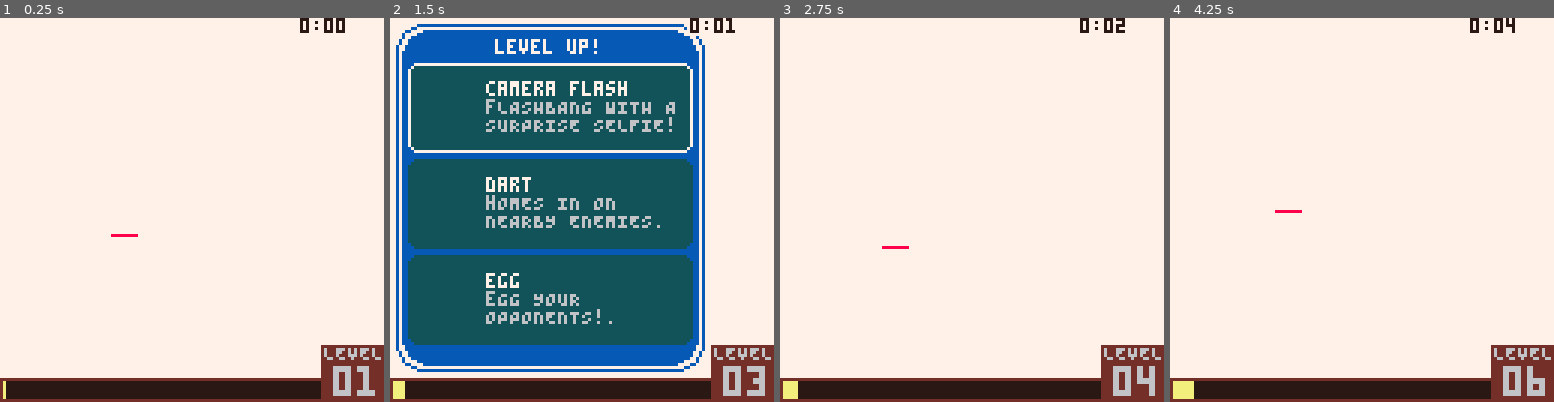
Above: before the commit, frames 1-4 (left to right).
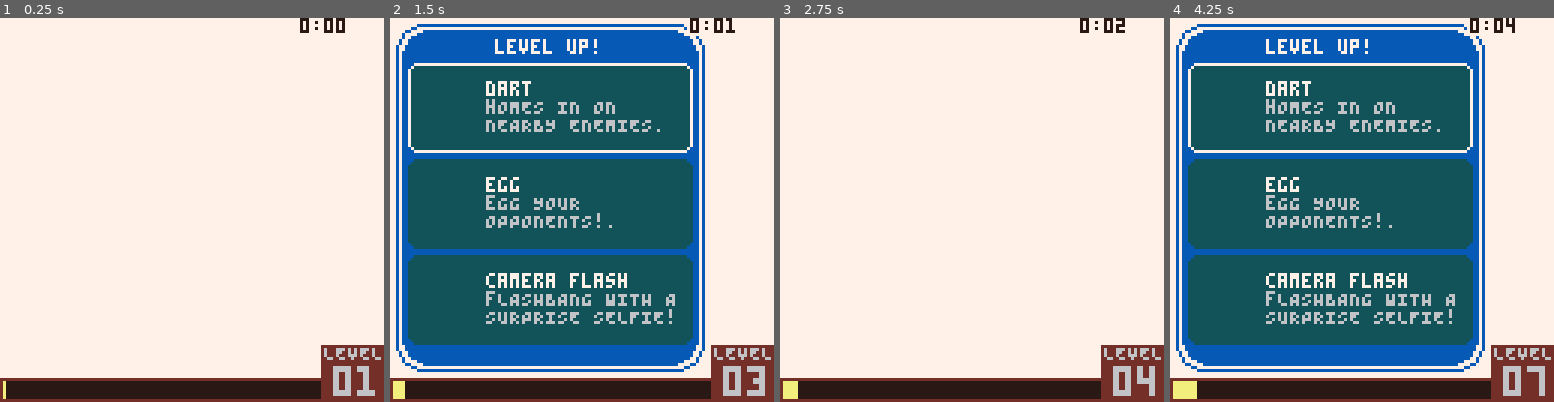
Above: after the commit, the same moments.

Repository: wsasaki01/bath-hack-2026
Game: PICO-8 cartridge fake.p8
Same seed, same stepped clock (60 frames per second), same inputs: the game is played once before the commit and once after it.
Inputs:
- Up to frame 1 (0.25 s): no input
- Up to frame 2 (1.5 s): tap X (X key) at 0.33, 1.07 s; tap O (Z key) at 0.7 s
- Up to frame 3 (2.75 s): hold Right 1.6-2.1 s; tap O (Z key) at 1.7, 2.1, 2.5 s; tap X (X key) at 1.85 s; hold Up 2.15-2.42 s; hold Right from 2.47 s (still down)
- Up to frame 4 (4.25 s): tap O (Z key) every 0.4 s from 2.9 to 4.1 s; tap X (X key) at 2.97, 4.08 s; release Right at 3.03 s; hold Left 3.08-3.58 s; hold Down 3.63-3.97 s; hold Right from 4.02 s (still down)

The runs differ from the first frame. In frame 1, less than 0.1% of the frame differs, in the area x 28-36%, y 56-58%; in frame 2, 4.2%; in frame 3, less than 0.1%; in frame 4, 67%, in the area x 1-98%, y 1-100%.

Commit message:
Enemy spawning and xp gains

Diff:
--- a/draw.lua
+++ b/draw.lua
@@ -71,8 +71,8 @@
 	end
 
 	-- Menu transition
-	if counters.trans_cnt != -1 then
-		local x = (30-counters.trans_cnt)/30 * 256
+	if counters.trans != -1 then
+		local x = (30-counters.trans)/30 * 256
 		rectfill(x-128, 0, x, 128, 0)
 	end
 
--- a/enemies.lua
+++ b/enemies.lua
@@ -1,4 +1,6 @@
 function enemies_setup()
+	enemies = {}
+
     -- enemy base class object
     enemy = class:new({
         x = -1,
@@ -26,6 +28,7 @@
         check_death = function(self)
             if self.health <= 0 then
                 -- TODO: Death animation
+                plyr.xp += self.reward
                 del(enemies, self)
             end
         end,
@@ -46,21 +49,13 @@
             -- if enemy at player position, health decreases
             -- replace w goated collisions later
             if x == px or y == py then global.plyr.h -= 10 end
-
-            -- if offscreen, reset positions
-            if x > 127 or x < 0 then
-                x = global.maxD + flr(rnd(128))
-            end
-            if y > 127 or y < 0 then
-                y = global.maxD + flr(rnd(128))
-            end
         end,
 
         -- TODO: different draw for different enemies
         draw = function(_ENV)
             spr(2, x-4, y-4)
-            line(x-4,y+6,x+4,y+6,8)
-            line(x-4,y+6,x-4+health/20*8,y+6,9)
+            --line(x-4,y+6,x+4,y+6,8)   -- Health bar
+            --line(x-4,y+6,x-4+health/20*8,y+6,9)
         end
     })
 
@@ -83,4 +78,6 @@
         clr = 2,
         name = "wine"
     })
+
+	enemy_types = {wine, beer, ginger_beer}
 end
--- a/init.lua
+++ b/init.lua
@@ -12,7 +12,7 @@
 
 	-- See README for counter info
     counters = {}
-    cname = split"trans_cnt"
+    cname = split"trans,enemy_respawn"
     for c in all(cname) do
         counters[c] = -1
     end
@@ -52,27 +52,8 @@
 
 	-- Setup enemies
 	enemies_setup()
-	enemies = {}
-
-	types = {wine, beer, ginger_beer}
-
-	-- Spawn (for now) 2 enemies
-	for i=1,1 do
-		e_type = 1 + flr(rnd(3))
-
-		-- enemies start close to any corner of the screen
-		-- maximum distance = how far from corners of screen
-		maxD = 20
-		eX = maxD + flr(rnd(128))
-		eY = maxD + flr(rnd(128))
-		printh("eX: "..eX)
-		printh("eY: "..eY)
-
-		add(enemies, types[e_type]:new{
-			x = eX,
-			y = eY,
-		})
-	end
+	enemy_limit = 5
+	enemy_respawn_gap = 20
 
 	-- Add a new item to roster
 	items = {}
--- a/projectiles.lua
+++ b/projectiles.lua
@@ -23,7 +23,7 @@
 				-- Destroy self if colliding with enemy
 				-- TODO: decrease parent's health
 				if collide_2(self, parent_enemy) then
-					enemy.health -= self.damage
+					parent_enemy.health -= self.damage
 					del(parent_enemy.projs, self)
 				end
 			end,
--- a/update.lua
+++ b/update.lua
@@ -9,7 +9,7 @@
     end
 
 	-- If in transition, block all player input
-	block = counters.trans_cnt != -1
+	block = counters.trans != -1
 
 	-- If menu is active and not blocked,
 	if control_menu and not block then
@@ -30,7 +30,7 @@
 				global.control_menu = false
 			else
 				-- Begin transition
-				counters.trans_cnt = 30
+				counters.trans = 30
 			end
 		end
 	end
@@ -45,8 +45,29 @@
 			q=1
 		-- Normal gameplay
 		elseif not pause then
+			-- DEBUG: Increase XP
 			if btnp(5) then
 				plyr.xp += 10
+			end
+
+			if #enemies != enemy_limit and counters.enemy_respawn == -1 then
+				counters.enemy_respawn = enemy_respawn_gap
+
+				-- Choose random enemy type
+				e_type = 1 + flr(rnd(3))
+
+				-- enemies start close to any corner of the screen
+				-- maximum distance = how far from corners of screen
+				maxD = 20
+				eX = maxD + flr(rnd(128))
+				eY = maxD + flr(rnd(128))
+				printh("eX: "..eX)
+				printh("eY: "..eY)
+
+				add(enemies, enemy_types[e_type]:new{
+					x = eX,
+					y = eY,
+				})
 			end
 
 			-- Record current time
@@ -79,7 +100,7 @@
 
 	-- Change to different menu modes in the middle of transitions (15th frame out of 30)
 	-- (when screen is fully covered by transition)
-	if counters.trans_cnt == 15 then
+	if counters.trans == 15 then
 		-- Main menu -> gameplay
 		if (menu==1) menu=2 init_game()
 		-- Gameplay -> main menu
